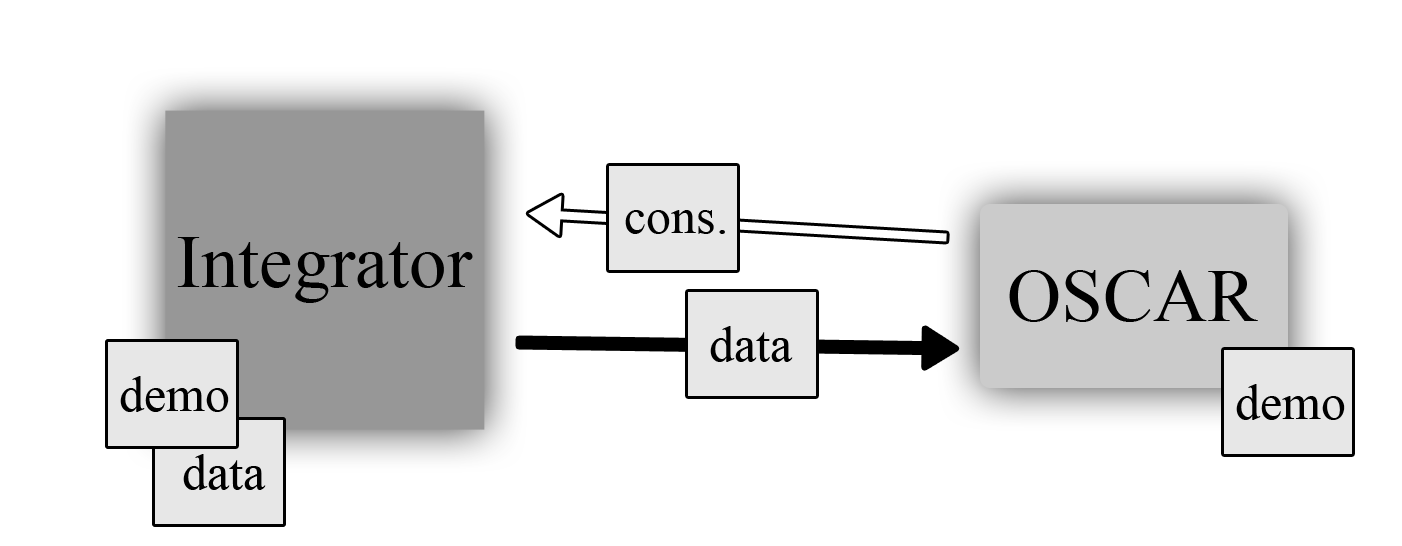
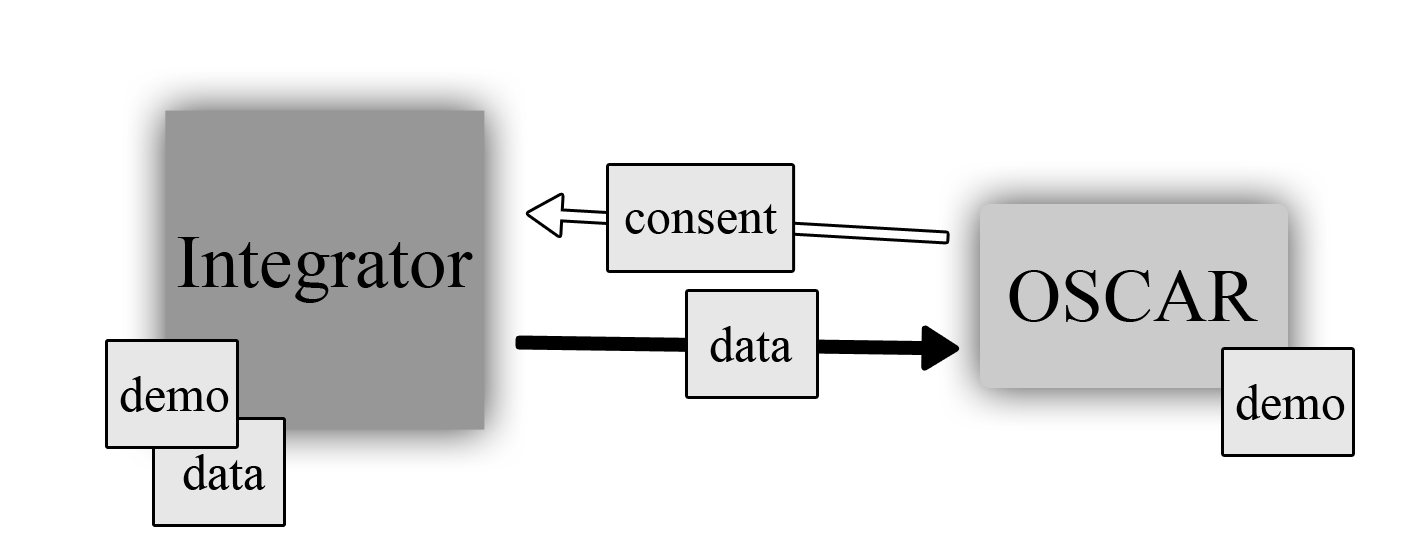
Layered file, before and after one edit (1402 × 546). Changes by layer:
renamed "cons." to "consent", painted on it over [717, 204, 777, 234]
painted on "Shape 3 copy 3" over [737, 166, 793, 270]
